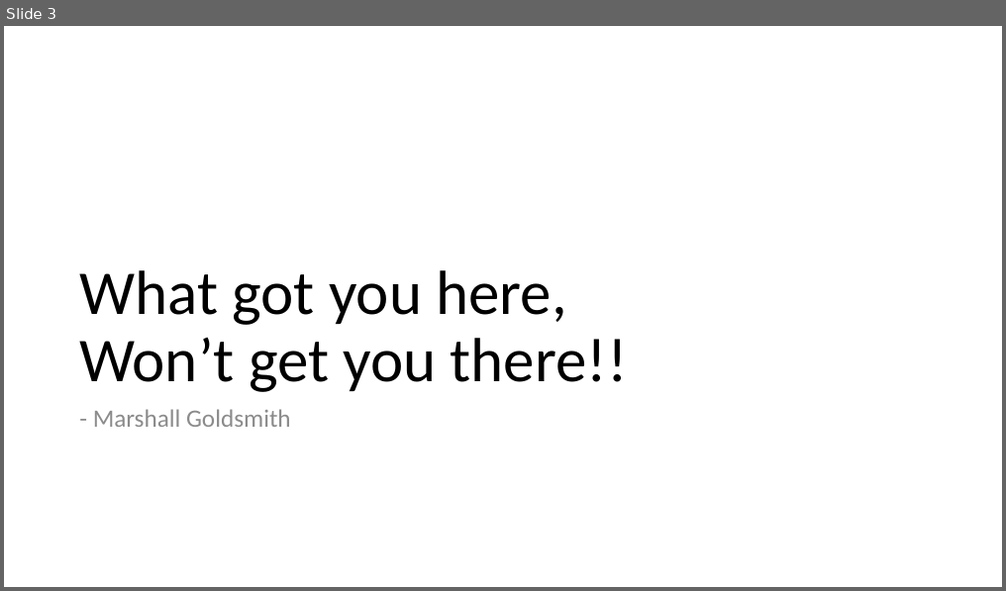
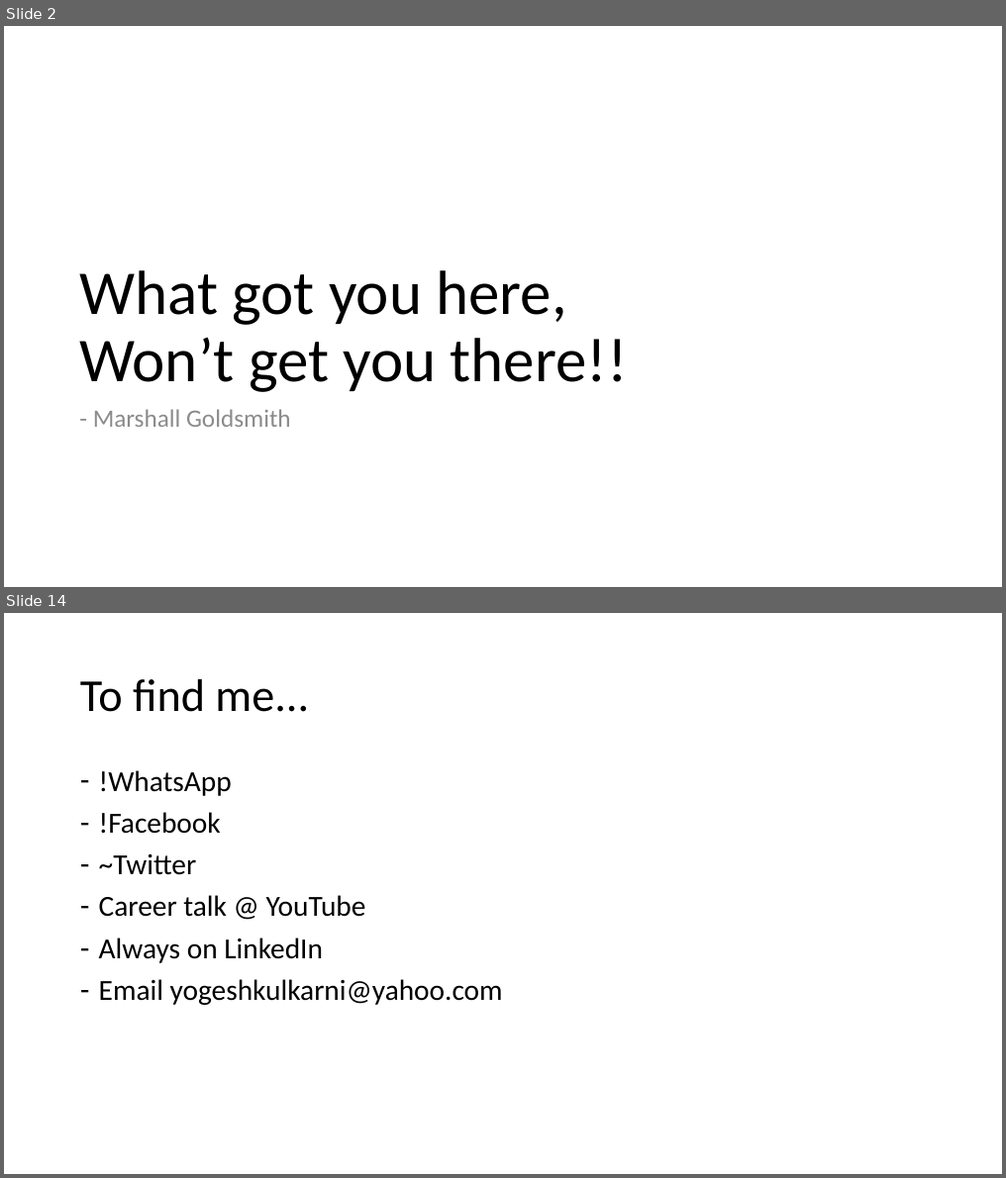
Before and after one commit to yogeshhk/Publications, a slide deck: Talk_EmergingTechnologies_MES_March13.pptx. Shown one above the other, each under a label of ours: slide 3 before the commit, slides 2 and 14 after it; the slides between them are not shown. The pictures are 1006x591 and 1006x1178 pixels, drawn with LibreOffice and Linux fonts; fonts in the diff are those of the drawing. Boxes give left, top, right and bottom in pixels: in the first picture for what was removed or moved away, otherwise in the second. Text is boxed around its words. In the diff, an @@ line names an element or a change of style, - is before the commit and + after.

```diff
--- a/Talk_EmergingTechnologies_MES_March13.pptx
+++ b/Talk_EmergingTechnologies_MES_March13.pptx
@@ slide 14 added at (x1=4, y1=613, x2=1002, y2=1174), background #FFFFFF @@
@@ title added at (x1=80, y1=679, x2=309, y2=712), 44 pt, text #000000 @@
+To find me...
@@ text added at (x1=99, y1=770, x2=503, y2=1005), 28 pt, text #000000 @@
+‐ !WhatsApp
+‐ !Facebook
+‐ ~Twitter
+‐ Career talk @ YouTube
+‐ Always on LinkedIn
+‐ Email yogeshkulkarni@yahoo.com
@@ what was slide 3 is now slide 2 @@
```
Also in this commit, not shown: 4 slides changed, 7 other slides added, 1 slide removed, 1 other file.
